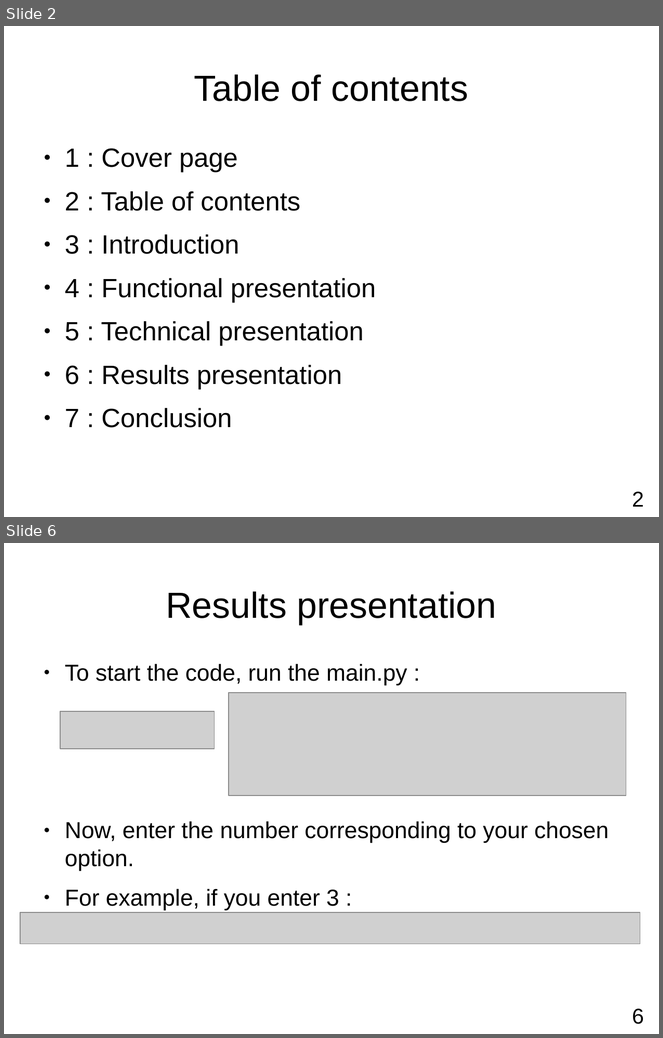
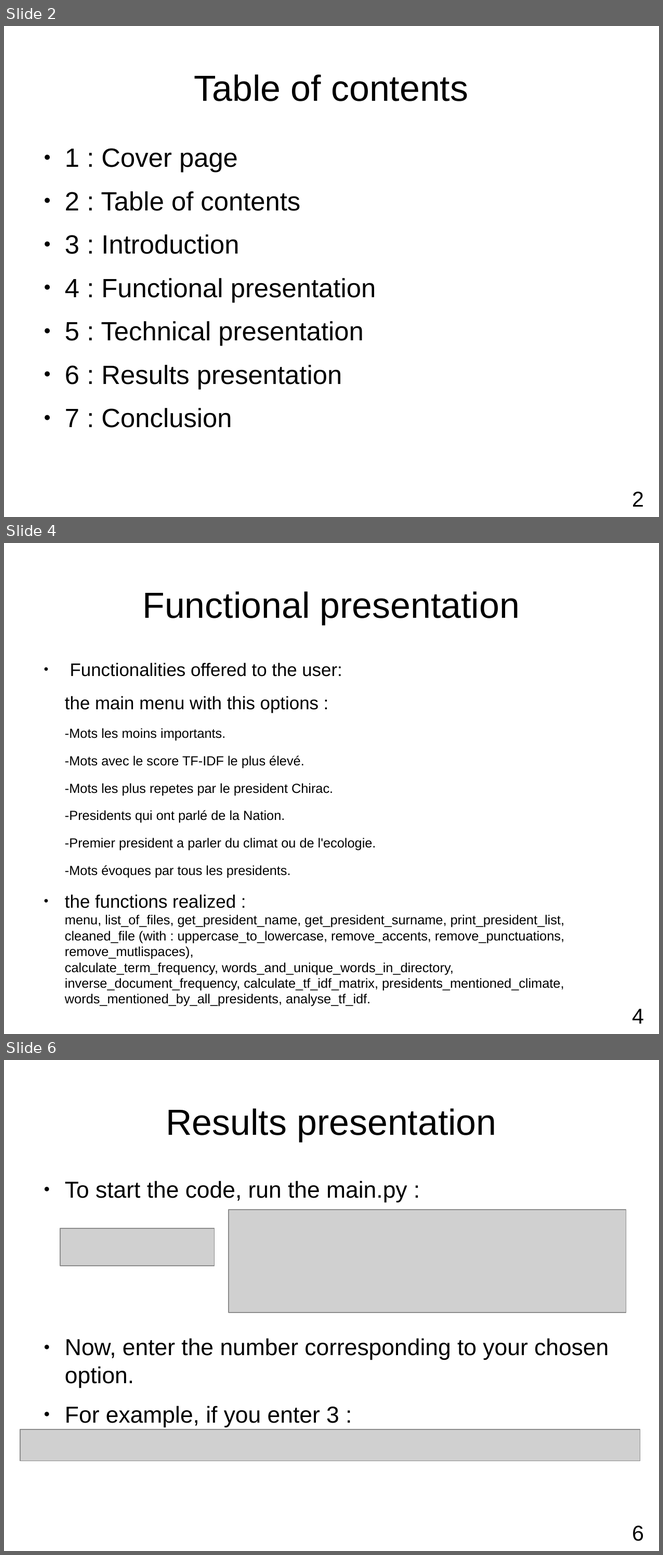
Before and after one commit to Miner205/pychatbot-DONNAT-LEMONT-int1, a slide deck: The report.odp. Shown one above the other, each under a label of ours: slides 2 and 6 before the commit, slides 2, 4 and 6 after it; the slides between them are not shown. The pictures are 663x1038 and 663x1555 pixels, drawn with LibreOffice and Linux fonts; fonts in the diff are those of the drawing; grey boxes stand for pictures. Boxes give left, top, right and bottom in pixels: in the first picture for what was removed or moved away, otherwise in the second. Text is boxed around its words. In the diff, an @@ line names an element or a change of style, - is before the commit and + after.

```diff
--- a/The report.odp
+++ b/The report.odp
@@ slide 4 added at bbox=[4, 543, 659, 1034], background #FFFFFF @@
@@ title added at bbox=[143, 591, 520, 625], 44 pt, text #000000 @@
+Functional presentation
@@ text added at bbox=[65, 663, 565, 1007], 16 pt, text #000000 @@
+● Functionalities offered to the user:
+the main menu with this options :
+-Mots les moins importants.
+-Mots avec le score TF-IDF le plus élevé.
+-Mots les plus repetes par le president Chirac.
+-Presidents qui ont parlé de la Nation.
+-Premier president a parler du climat ou de l'ecologie.
+-Mots évoques par tous les presidents.
+● the functions realized :
+  menu, list_of_files, get_president_name, get_president_surname, print_president_list, cleaned_file (with : uppercase_to_lowercase, remove_accents, remove_punctuations, remove_mutlispaces),
+  calculate_term_frequency, words_and_unique_words_in_directory, inverse_document_frequency, calculate_tf_idf_matrix, presidents_mentioned_climate, words_mentioned_by_all_presidents, analyse_tf_idf.
@@ text added at bbox=[632, 1009, 644, 1024], 26 pt, text #000000 @@
+4
```
Also in this commit, not shown: 3 slides changed, 1 other slide added, 2 slides removed, 2 other files.
